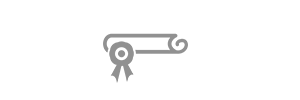
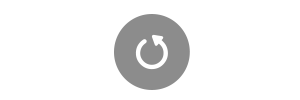
Revision of a layered w=300, h=100 image; what changed, layer by layer:
added group "refresh" (1st of 2) with 1 layers above "resultaten" over box(114, 14, 190, 90)
added layer "refresh" (2nd of 2, in "refresh") (45%) in group "refresh" over box(114, 14, 190, 90)
hid group "overtuiging" (1 layers) over box(103, 16, 188, 90)
